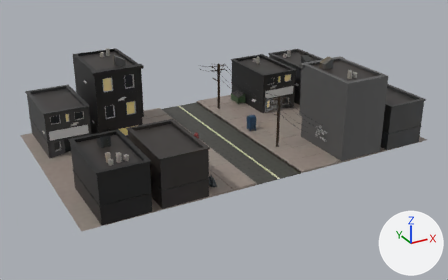
One commit to the FBX model public/models/FBX/Street.fbx: the scene before it, then after it.
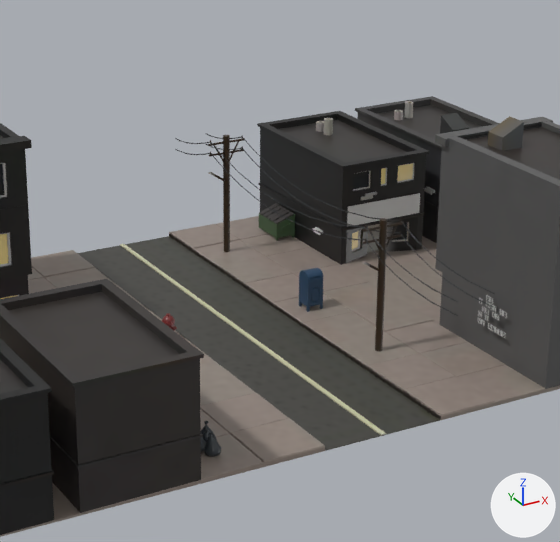
Each version appears first whole from a 50 mm camera at (-12.12, -21.76, 10.38) aimed at (-0.38, -0.42, -0.3), and next in a close-up on the part from 29% to 77% of the width and 4% to 79% of the height. The lights are fixed; the arrows at lower right show +X, +Y and +Z. Where no turn or scale is listed for an object, it has been applied to the vertices. Vertices at the same position are counted once.

Objects in the first close-up: 'Buildings_NEW_1', 'Fire_Hydrant_1', 'Floor', 'Green_bin_1', 'Postbox_1', 'Road', 'Towers_1', 'Trash_bags_1'.
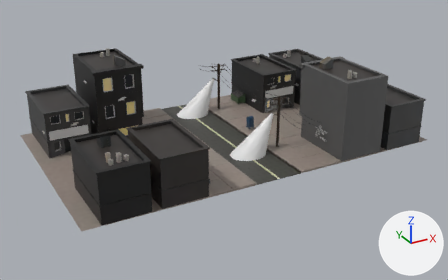
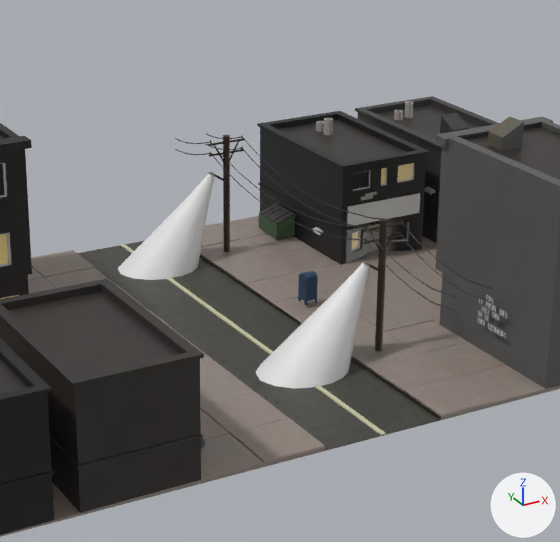
Changed parts and their boxes [x1, y1, x2, y2] in the close-ups (560 x 542 px):
'Cone', added
    after: [255, 263, 369, 389]
'Cone_2', added
    after: [118, 174, 214, 280]
'Postbox_1', mesh rescaled (16% narrower, 22% shorter)
    before: [299, 268, 323, 312]
    after: [298, 271, 318, 305]
'Trash_bags_1', moved
    before: [201, 421, 221, 457]
    after: [201, 437, 205, 448]
'Fire_Hydrant_1', moved (not visible afterwards)
    before: [162, 313, 177, 330]

The change in detail:
me_mesh_023 has 92 vertices, 162 faces and spans x -0.15..0.15, y -0.627..-0.327, z -0.287..0.4.
me_mesh_023 is used by ob_postbox_1; location (1.27, 0.55, -0.05).
me_mesh_023 part 1: the whole mesh is scaled about the mesh origin by 0.788.
Mesh me_mesh_1 is new.
It has 81 vertices, 144 faces and spans x -1.18..1.05, y -2.83..-1.03, z -1.6..1.25.
Mesh me_mesh_001_1 is new.
It has 81 vertices, 144 faces and spans x -1.18..1.04, y 2.32..4.12, z -1.61..1.24.
Object 'Trash_bags_1' (ob_trash_bags_1) moves from (-2.38, -0.7, -0.87) to (-2.47, -0.53, -0.87).
Object 'Fire_Hydrant_1' (ob_fire_hydrant_1) moves from (-1.41, 0.01, -0.14) to (-1.71, 0.01, -0.14).
Object 'Cone' (ob_cone) is new; it shows me_mesh_1.
Its location is (0.0, 0.0, 0.0).
Object 'Cone_2' (ob_cone_2) is new; it shows me_mesh_001_1.
Its location is (0.0, 0.0, 0.0).
